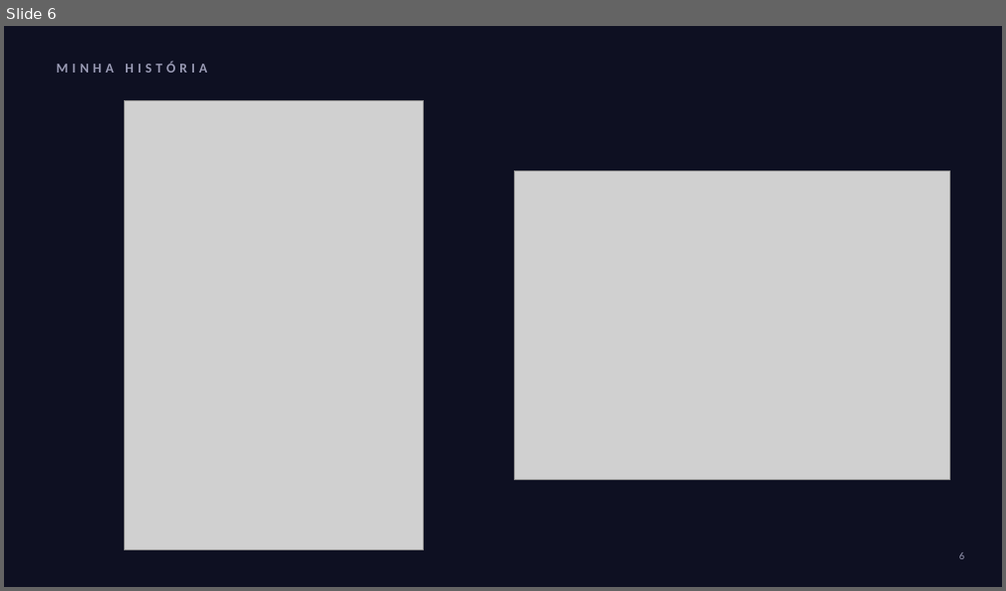
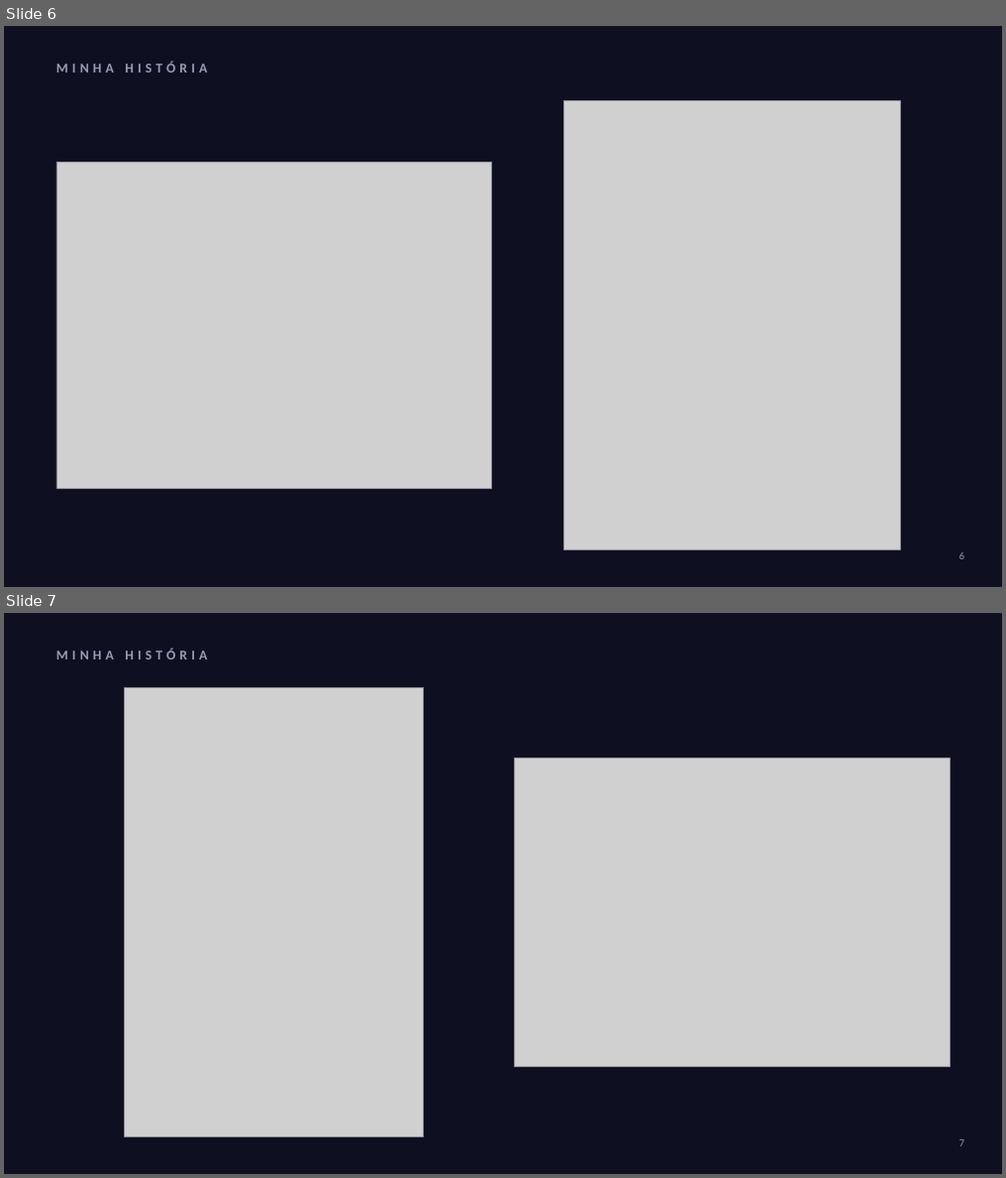
Before and after one commit to leilaonozaplivooBasil/Leil-onozaplivoo, a slide deck: apresentacoes/enxergar-alem/Enxergar_Alem_NOVO.pptx. Shown one above the other, each under a label of ours: slide 6 before the commit, slides 6 and 7 after it. The pictures are 1006x591 and 1006x1178 pixels, drawn with LibreOffice and Linux fonts; fonts in the diff are those of the drawing; grey boxes stand for pictures. Boxes give left, top, right and bottom in pixels: in the first picture for what was removed or moved away, otherwise in the second. Text is boxed around its words. In the diff, an @@ line names an element or a change of style, - is before the commit and + after.

```diff
--- a/apresentacoes/enxergar-alem/Enxergar_Alem_NOVO.pptx
+++ b/apresentacoes/enxergar-alem/Enxergar_Alem_NOVO.pptx
@@ slide 6 added at <box>4,26,1002,587</box>, background #0E1022 @@
@@ text added at <box>56,62,207,73</box>, 13 pt, text #9A9BB5, bold @@
+MINHA HISTÓRIA
@@ picture added at <box>563,101,900,550</box> @@
@@ picture added at <box>56,163,492,488</box> @@
@@ page number added at <box>959,553,964,560</box>, 10 pt, text #9A9BB5 @@
+6
@@ what was slide 6 is now slide 7 @@
@@ page number at <box>959,1140,964,1147</box>: text changed @@
-6
+7
```
Also in this commit, not shown: 4 other files.
